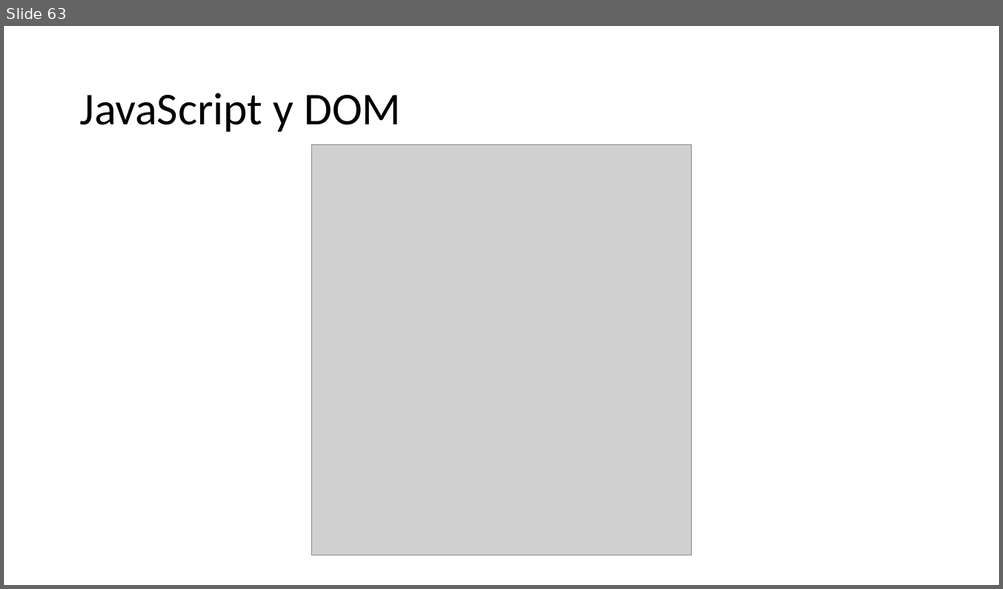
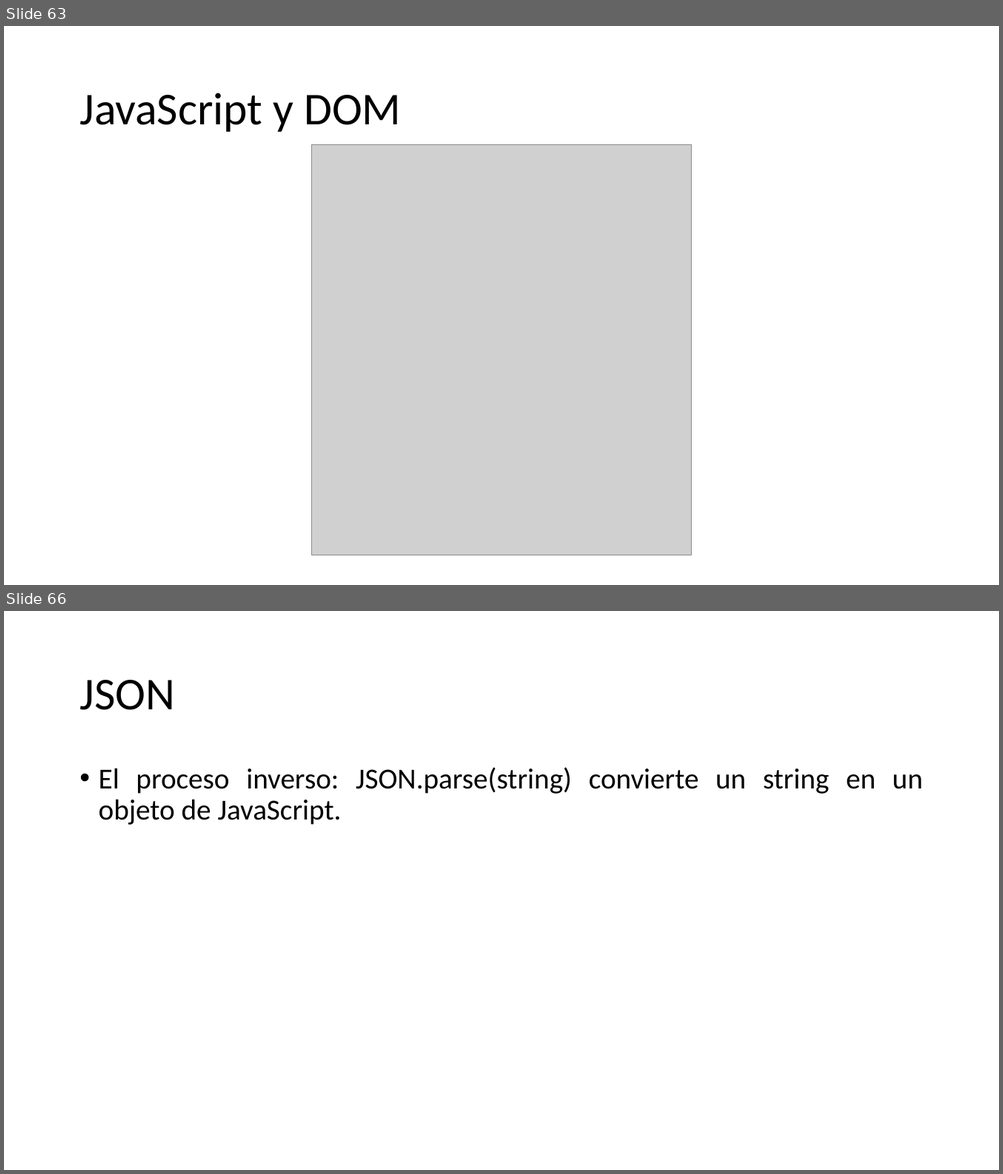
Before and after one commit to SarutobiKonohamaru/js_full_course, a slide deck: Presentacion.pptx. Shown one above the other, each under a label of ours: slide 63 before the commit, slides 63 and 66 after it; the slides between them are not shown. The pictures are 1003x589 and 1003x1174 pixels, drawn with LibreOffice and Linux fonts; fonts in the diff are those of the drawing; grey boxes stand for pictures. Boxes give left, top, right and bottom in pixels: in the first picture for what was removed or moved away, otherwise in the second. Text is boxed around its words. In the diff, an @@ line names an element or a change of style, - is before the commit and + after.

Commit message:
Add JSON section

```diff
--- a/Presentacion.pptx
+++ b/Presentacion.pptx
@@ slide 66 added at [4, 611, 999, 1170], background #FFFFFF @@
@@ title added at [79, 680, 174, 710], 44 pt, text #000000 @@
+JSON
@@ text added at [99, 767, 922, 825], 28 pt, text #000000 @@
+• El proceso inverso: JSON.parse(string) convierte un string en un objeto de JavaScript.
```
Also in this commit, not shown: 3 other slides added.
